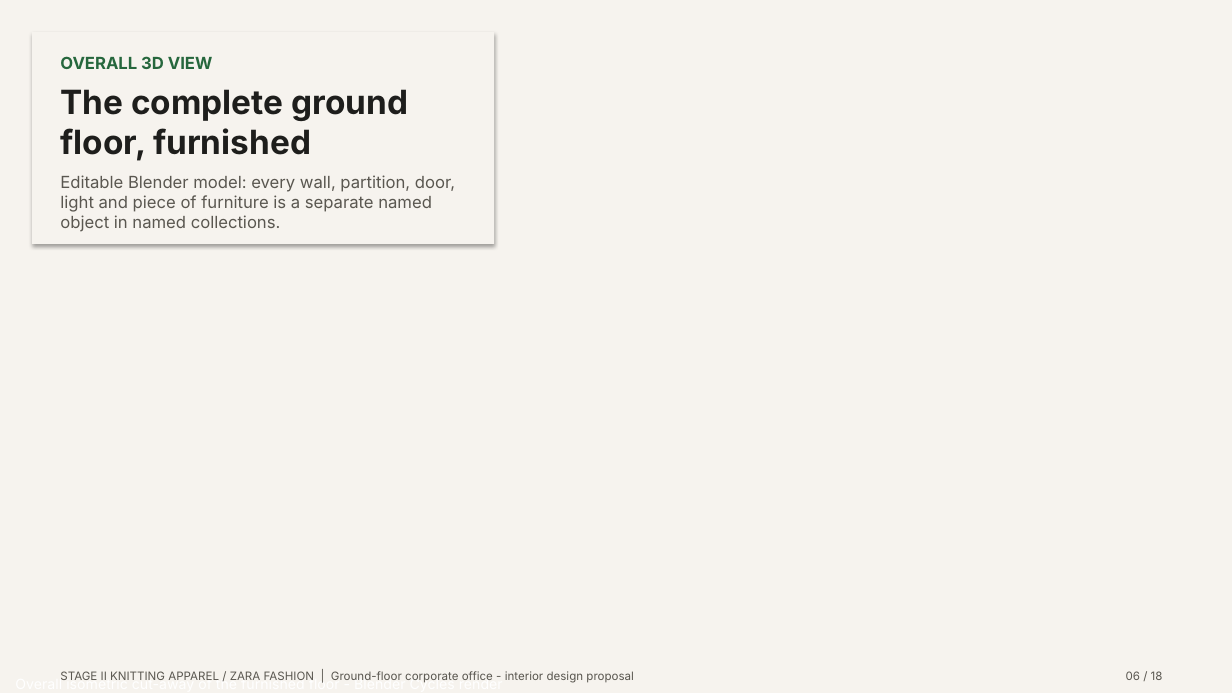
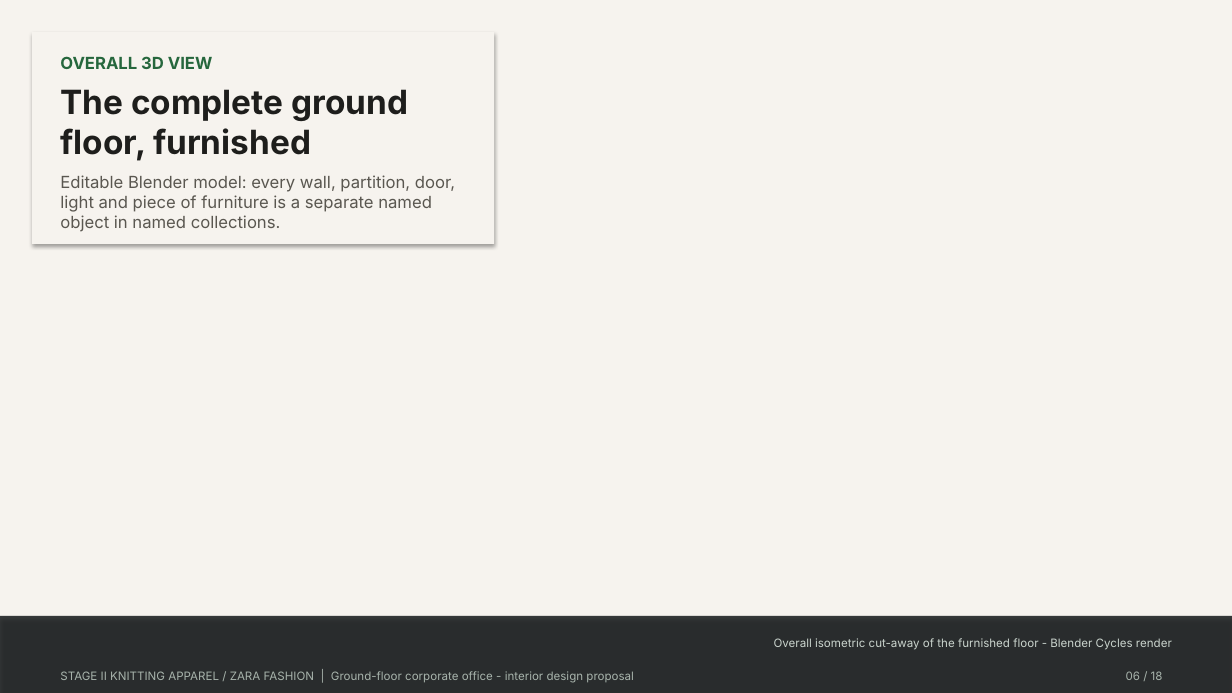
Before and after one commit to i-m-r-a-n/Practice01, a slide deck: slide 6 of GARMENT_OFFICE_FINAL_PRESENTATION/03_PRESENTATION/Garment_Office_Design_Pitch.pptx. Drawn at 1232x693 pixels with LibreOffice and Linux fonts; fonts in the diff are those of the drawing; background and template pictures are left out. Boxes give left, top, right and bottom in pixels: in the first picture for what was removed or moved away, otherwise in the second. Text is boxed around its words. In the diff, an @@ line names an element or a change of style, - is before the commit and + after.

```diff
--- a/GARMENT_OFFICE_FINAL_PRESENTATION/03_PRESENTATION/Garment_Office_Design_Pitch.pptx
+++ b/GARMENT_OFFICE_FINAL_PRESENTATION/03_PRESENTATION/Garment_Office_Design_Pitch.pptx
@@ rectangle added at [0, 616, 1232, 693], fill #080C0E at 80% opacity @@
@@ text "Overall isometric cut-away of the ...": place and size @@
-text "Overall isometric cut-away of the ..." at [15, 677, 503, 683]
+text "Overall isometric cut-away of the ..." at [774, 638, 1172, 650]
@@ text "Overall isometric cut-away of the ..." at [774, 638, 1172, 650]: size 11 to 9 pt, text colour #FFFFFF to #C9D3CC; alignment left to right @@
@@ text "STAGE II KNITTING APPAREL / ..." at [60, 671, 634, 683]: text colour #5A5750 to #A7B3AB @@
@@ text "06 / 18" at [1126, 671, 1163, 680]: text colour #5A5750 to #A7B3AB @@
```
Also in this commit, not shown: 14 other slides changed, 22 other files.
